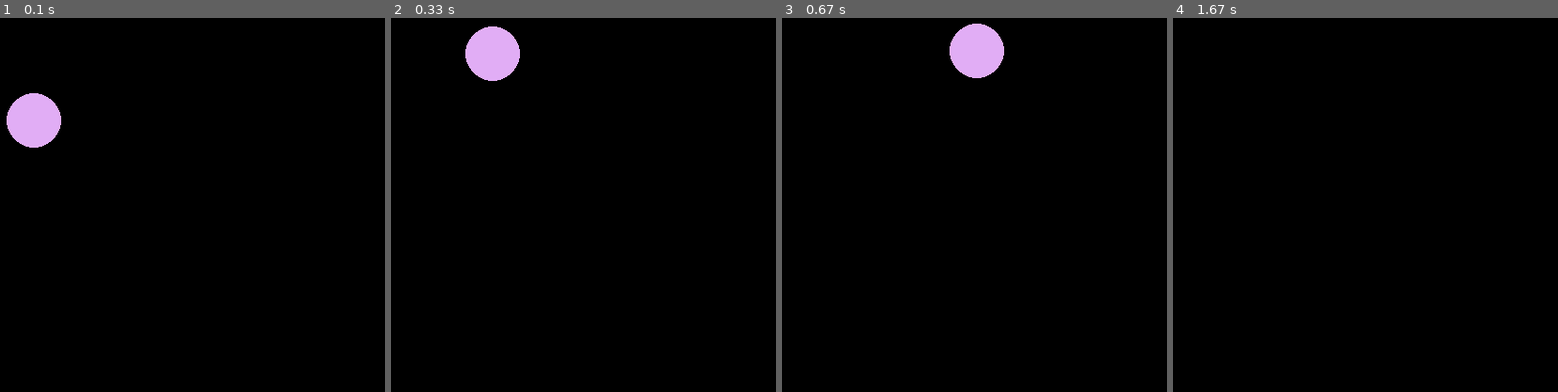
Above: before the commit, frames 1-4 (left to right).
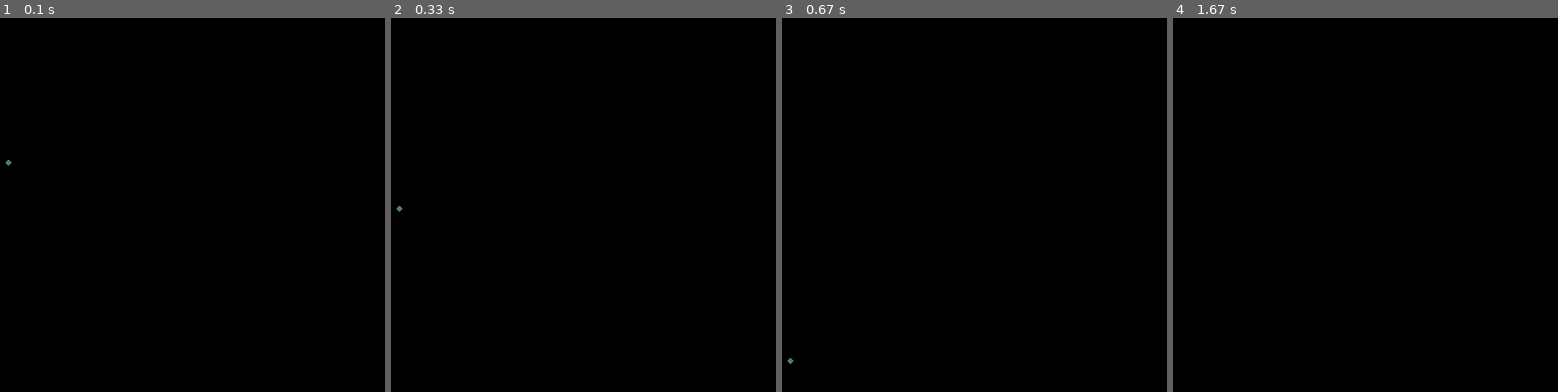
Above: after the commit, the same moments.

Repository: sagieppel/PyGame-Toturial
Game: pygame game, started from Lesson3.py
Same seed, same stepped clock (60 frames per second), same inputs: the game is played once before the commit and once after it.
Inputs:
- Up to frame 1 (0.1 s): no input
- Up to frame 2 (0.33 s): no input
- Up to frame 3 (0.67 s): no input
- Up to frame 4 (1.67 s): no input

The runs differ from the first frame. In frame 1, 1.6% of the frame differs, in the area x 1-16%, y 20-40%; in frame 2, 1.6%; in frame 3, 1.6%; in frame 4, nothing differs.

Commit message:
Update Lesson3.py

Diff:
--- a/Lesson3.py
+++ b/Lesson3.py
@@ -9,15 +9,15 @@
   circle["x"]=x
   circle["y"]=y
   circle["size"]=random.randint(1,30)
-  circle["speedx"]=3
-  circle["speedy"]=-5
+  circle["speedx"]=0
+  circle["speedy"]=-0
   circle["gravity"]=0.1
   return circle
 #------------------Draw a circle--------------------------------------------------------
 def updatecircle(circle):
     circle["x"] += circle ["speedx"]
     circle["y"] += circle ["speedy"]
-    circle["speedy"]+= circle["gravity"]
+    circle ["speedy"]+= circle["gravity"]
     pygame.draw.circle(screen, [circle["red"],circle["green"],circle["blue"]], [int(circle["x"]),int(circle["y"])], int(circle["size"]))
 
 #----------------initiate pygame---------------------------------------------------------
@@ -25,7 +25,10 @@
 screensize=700
 screen=pygame.display.set_mode([screensize,screensize]) # Set screen
 
-circle=createcircle(300,300)
+list=[]
+for i in range(100):
+  circle=createcircle(300,300)
+
 
 #----------------------------Main loop--------------------------------------------------------------------
 for i in range(10000000):
